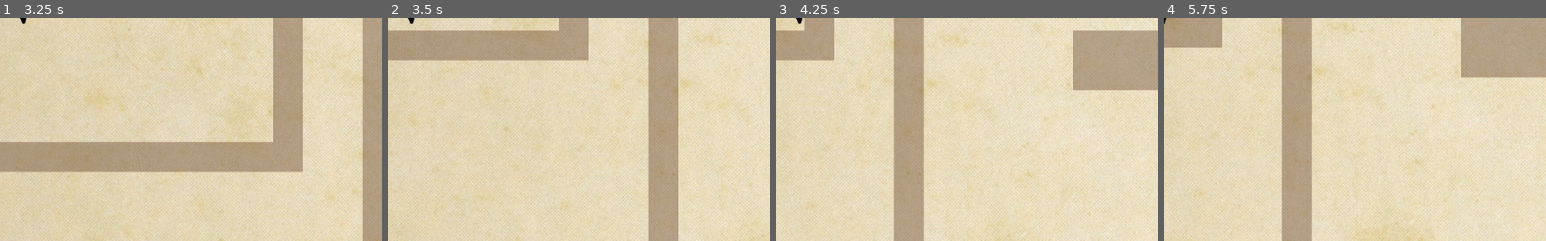
Above: before the commit, frames 1-4 (left to right).
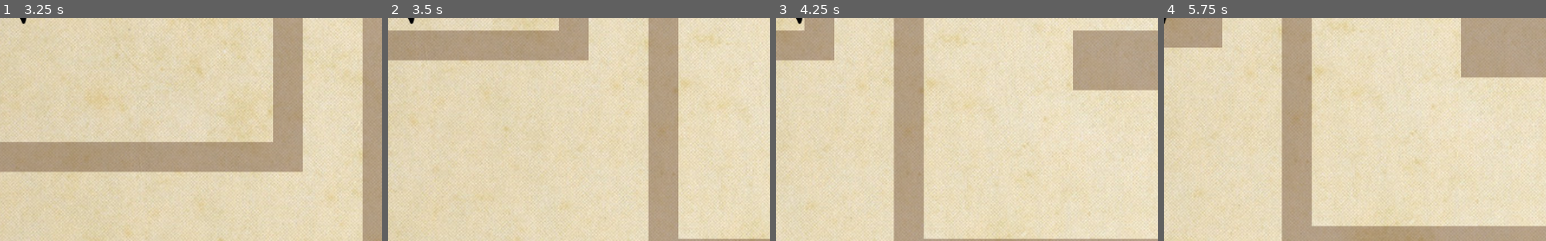
Above: after the commit, the same moments.

Repository: notapixelstudio/evolvania2
Game: Godot game, scene res://levels/Start.tscn
The game is run twice, just before and just after one commit, with the same random seed, the same clock (stepped at 60 frames per second) and the same inputs. This scene is started directly instead of the project's main scene.
Inputs:
- Up to frame 1 (3.25 s): tap Enter (ui_accept) at 0.5, 0.77, 1.52, 3.02 s; hold Right (ui_right) 0.53-2.03 s; hold Left (ui_left) 2.03-2.78 s; hold Right (ui_right) from 2.78 s (still down)
- Up to frame 2 (3.5 s): keep holding Right (ui_right)
- Up to frame 3 (4.25 s): keep holding Right (ui_right); tap Enter (ui_accept) at 3.77 s
- Up to frame 4 (5.75 s): release Right (ui_right) at 4.28 s; hold Left (ui_left) 4.28-5.03 s; tap Enter (ui_accept) at 4.52 s; hold Right (ui_right) from 5.03 s (still down)
The pictures show only the part of the screen within x 50-100%, y 50-100%; the shares and areas given below are measured in that part.

Frame 1 is identical in both runs. In frame 2, 0.2% of the frame differs, in the area x 76-100%, y 99-100%; in frame 3, 0.5%; in frame 4, 4.2%, in the area x 38-100%, y 93-100%.

Commit message:
gamepad support + tweaks

Diff:
--- a/godot/levels/Start.tscn
+++ b/godot/levels/Start.tscn
@@ -92,7 +92,7 @@
 tile_set = SubResource( 2 )
 cell_size = Vector2( 40, 40 )
 format = 1
-tile_data = PoolIntArray( -655327, 0, 0, -655326, 0, 0, -655 …(8048 unchanged characters)… , 0, 3145853, 0, 0, 3211315, 0, 0, 3211338, 0, 0, 3211382, 0, 0, 3211389, 0, 0, 3276851, 0, 0, 3276852, 0, 0, 3276853, 0, 0, 3276854, 0, 0, 3276855, 0, 0, 3276856, 0, 0, 3276857, 0, 0, 3276858, 0, 0, 3276859, 0, 0, 3276860, 0, 0, 3276861, 0, 0, 3276862, 0, 0, 3276863, 0, 0, 3276864, 0, 0, 3276865, 0, 0, 3276866, 0, 0, 3276867, 0, 0, 3276868, 0, 0, 3276869, 0, 0, 3276870, 0, 0, 3276871, 0, 0, 3276872, 0, 0, 3276873, 0, 0, 3276874, 0, 0, 3276918, 0, 0, 3276925, 0, 0, 33 …(898 unchanged characters)…
+tile_data = PoolIntArray( -655327, 0, 0, -655326, 0, 0, -655 …(8048 unchanged characters)… , 0, 3145853, 0, 0, 3211315, 0, 0, 3211316, 0, 0, 3211317, 0, 0, 3211318, 0, 0, 3211319, 0, 0, 3211320, 0, 0, 3211321, 0, 0, 3211322, 0, 0, 3211323, 0, 0, 3211324, 0, 0, 3211325, 0, 0, 3211326, 0, 0, 3211327, 0, 0, 3211328, 0, 0, 3211329, 0, 0, 3211330, 0, 0, 3211331, 0, 0, 3211332, 0, 0, 3211333, 0, 0, 3211334, 0, 0, 3211335, 0, 0, 3211336, 0, 0, 3211337, 0, 0, 3211338, 0, 0, 3211382, 0, 0, 3211389, 0, 0, 3276918, 0, 0, 3276925, 0, 0, 33 …(898 unchanged characters)…
 
 [node name="fig001" parent="." instance=ExtResource( 3 )]
 editor/display_folded = true
@@ -116,13 +116,13 @@
 
 [node name="fig003" parent="." instance=ExtResource( 3 )]
 editor/display_folded = true
-position = Vector2( 2520, 2360 )
+position = Vector2( 2520, 2320 )
 
 [node name="CollisionShape2D" parent="fig003/ShowArea" index="0"]
-position = Vector2( 360, -565.5 )
+position = Vector2( 360, -520 )
 
 [node name="CollisionShape2D2" type="CollisionShape2D" parent="fig003/ShowArea" index="1"]
-position = Vector2( -360, -560 )
+position = Vector2( -360, -520 )
 shape = SubResource( 5 )
 
 [node name="AnimationPlayer" parent="fig003" index="1"]
@@ -142,12 +142,12 @@
 
 [node name="Camera2D" type="Camera2D" parent="Hero"]
 current = true
-limit_bottom = 2600
+limit_bottom = 2400
 drag_margin_h_enabled = false
 drag_margin_v_enabled = false
 
 [node name="Diamond" parent="." instance=ExtResource( 9 )]
-position = Vector2( 2520, 1880 )
+position = Vector2( 2520, 1844.5 )
 
 [node name="Exit" type="Area2D" parent="."]
 position = Vector2( 4880, 3200 )
@@ -162,10 +162,6 @@
 
 [node name="LifeCounter" parent="HUD" instance=ExtResource( 10 )]
 
-[node name="RichTextLabel" type="RichTextLabel" parent="."]
-margin_right = 40.0
-margin_bottom = 40.0
-
 [editable path="fig002"]
 
 [editable path="fig003"]
--- a/godot/project.godot
+++ b/godot/project.godot
@@ -23,6 +23,37 @@
 config/name="Evolvania 2"
 run/main_scene="res://World.tscn"
 
+[input]
+
+ui_left={
+"deadzone": 0.5,
+"events": [ Object(InputEventKey,"resource_local_to_scene":false,"resource_name":"","device":0,"alt":false,"shift":false,"control":false,"meta":false,"command":false,"pressed":false,"scancode":16777231,"unicode":0,"echo":false,"script":null)
+, Object(InputEventJoypadButton,"resource_local_to_scene":false,"resource_name":"","device":0,"button_index":14,"pressure":0.0,"pressed":false,"script":null)
+, Object(InputEventJoypadMotion,"resource_local_to_scene":false,"resource_name":"","device":0,"axis":0,"axis_value":-1.0,"script":null)
+ ]
+}
+ui_right={
+"deadzone": 0.5,
+"events": [ Object(InputEventKey,"resource_local_to_scene":false,"resource_name":"","device":0,"alt":false,"shift":false,"control":false,"meta":false,"command":false,"pressed":false,"scancode":16777233,"unicode":0,"echo":false,"script":null)
+, Object(InputEventJoypadButton,"resource_local_to_scene":false,"resource_name":"","device":0,"button_index":15,"pressure":0.0,"pressed":false,"script":null)
+, Object(InputEventJoypadMotion,"resource_local_to_scene":false,"resource_name":"","device":0,"axis":0,"axis_value":1.0,"script":null)
+ ]
+}
+ui_up={
+"deadzone": 0.5,
+"events": [ Object(InputEventKey,"resource_local_to_scene":false,"resource_name":"","device":0,"alt":false,"shift":false,"control":false,"meta":false,"command":false,"pressed":false,"scancode":16777232,"unicode":0,"echo":false,"script":null)
+, Object(InputEventJoypadButton,"resource_local_to_scene":false,"resource_name":"","device":0,"button_index":12,"pressure":0.0,"pressed":false,"script":null)
+, Object(InputEventJoypadMotion,"resource_local_to_scene":false,"resource_name":"","device":0,"axis":1,"axis_value":-1.0,"script":null)
+ ]
+}
+ui_down={
+"deadzone": 0.5,
+"events": [ Object(InputEventKey,"resource_local_to_scene":false,"resource_name":"","device":0,"alt":false,"shift":false,"control":false,"meta":false,"command":false,"pressed":false,"scancode":16777234,"unicode":0,"echo":false,"script":null)
+, Object(InputEventJoypadButton,"resource_local_to_scene":false,"resource_name":"","device":0,"button_index":13,"pressure":0.0,"pressed":false,"script":null)
+, Object(InputEventJoypadMotion,"resource_local_to_scene":false,"resource_name":"","device":0,"axis":1,"axis_value":1.0,"script":null)
+ ]
+}
+
 [rendering]
 
 environment/default_clear_color=Color( 0.698039, 0.823529, 0.878431, 1 )
